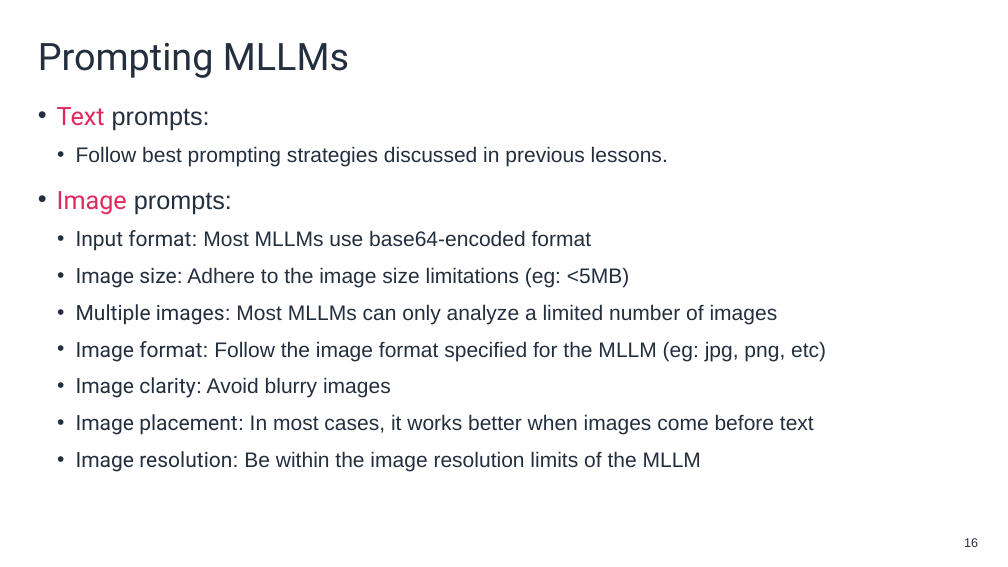
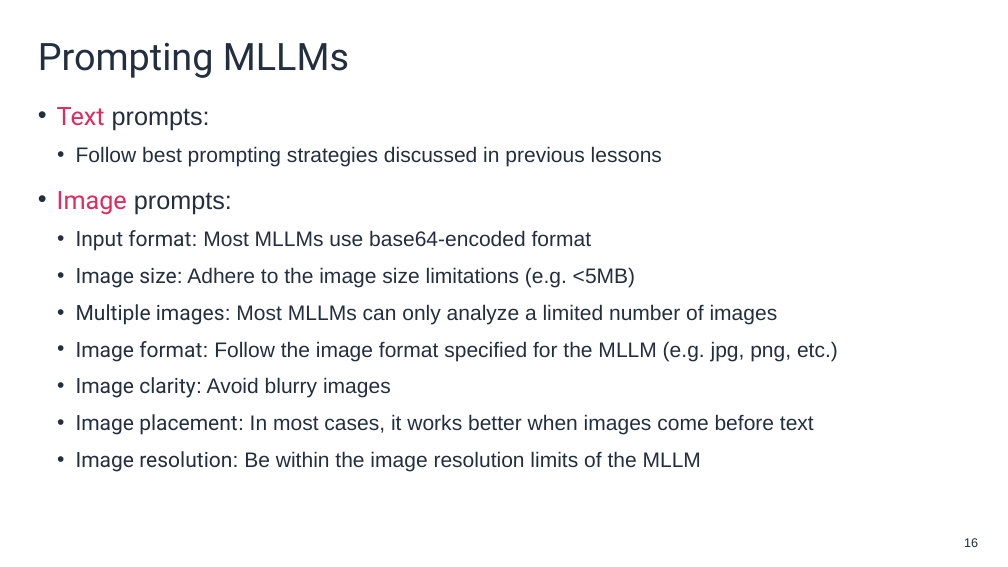
Before and after one commit to aws-samples/mlu-eep-generative-ai, a slide deck: slide 16 of Lessons/Lesson-5/Multimodal prompting.pptx. Drawn at 1008x567 pixels with LibreOffice and Linux fonts; fonts in the diff are those of the drawing; background and template pictures are left out. Boxes give left, top, right and bottom in pixels: in the first picture for what was removed or moved away, otherwise in the second. Text is boxed around its words. In the diff, an @@ line names an element or a change of style, - is before the commit and + after.

```diff
--- a/Lessons/Lesson-5/Multimodal prompting.pptx
+++ b/Lessons/Lesson-5/Multimodal prompting.pptx
@@ text at box(76, 146, 662, 167): text changed @@
-  • Follow best prompting strategies discussed in previous lessons.
+  • Follow best prompting strategies discussed in previous lessons
@@ text at box(76, 267, 635, 288): text changed @@
-  • Image size: Adhere to the image size limitations (eg: <5MB)
+  • Image size: Adhere to the image size limitations (e.g. <5MB)
@@ text at box(76, 341, 838, 362): text changed @@
-  • Image format: Follow the image format specified for the MLLM (eg: jpg, png, etc)
+  • Image format: Follow the image format specified for the MLLM (e.g. jpg, png, etc.)
```
Also in this commit, not shown: 9 other slides changed, 16 other files.
